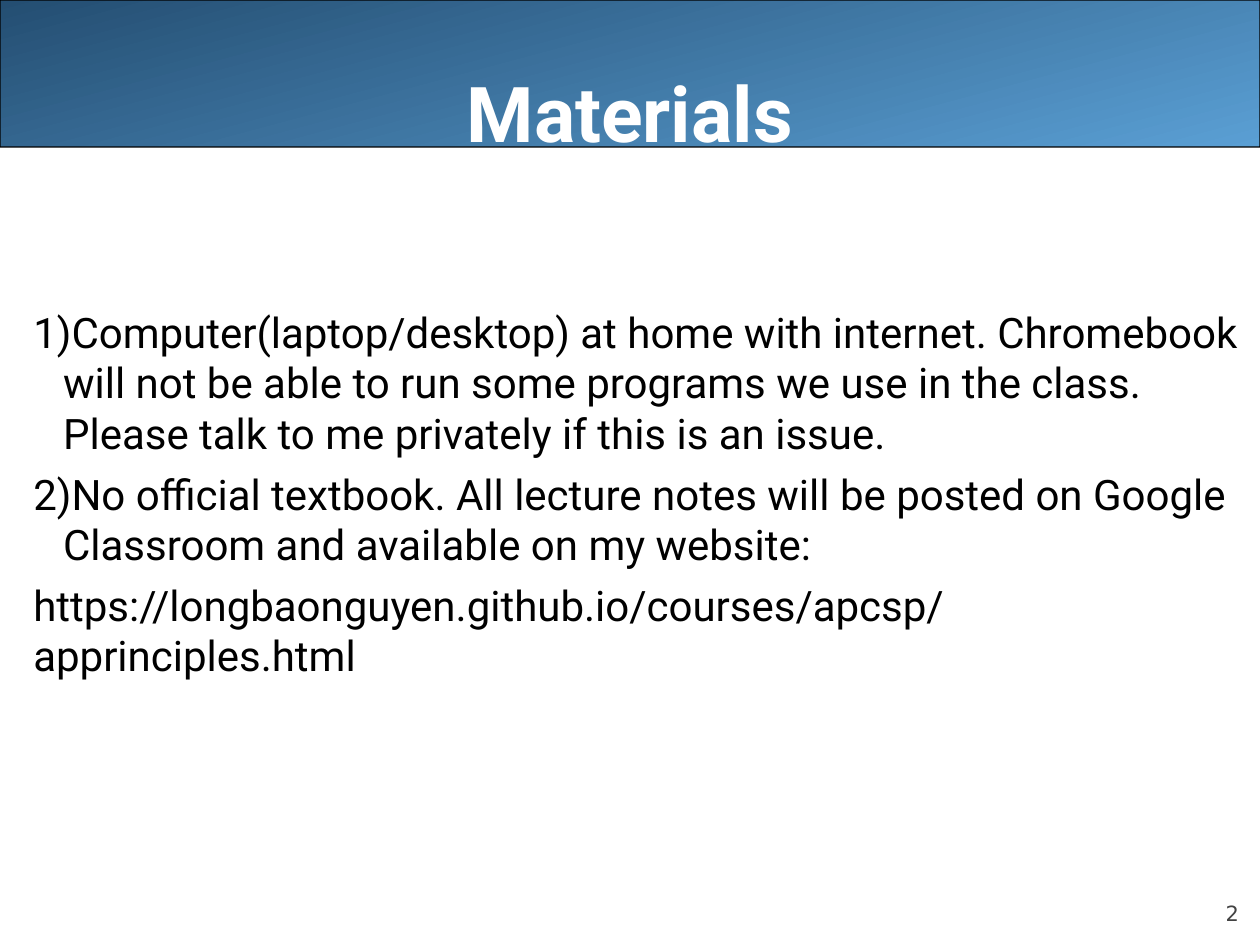
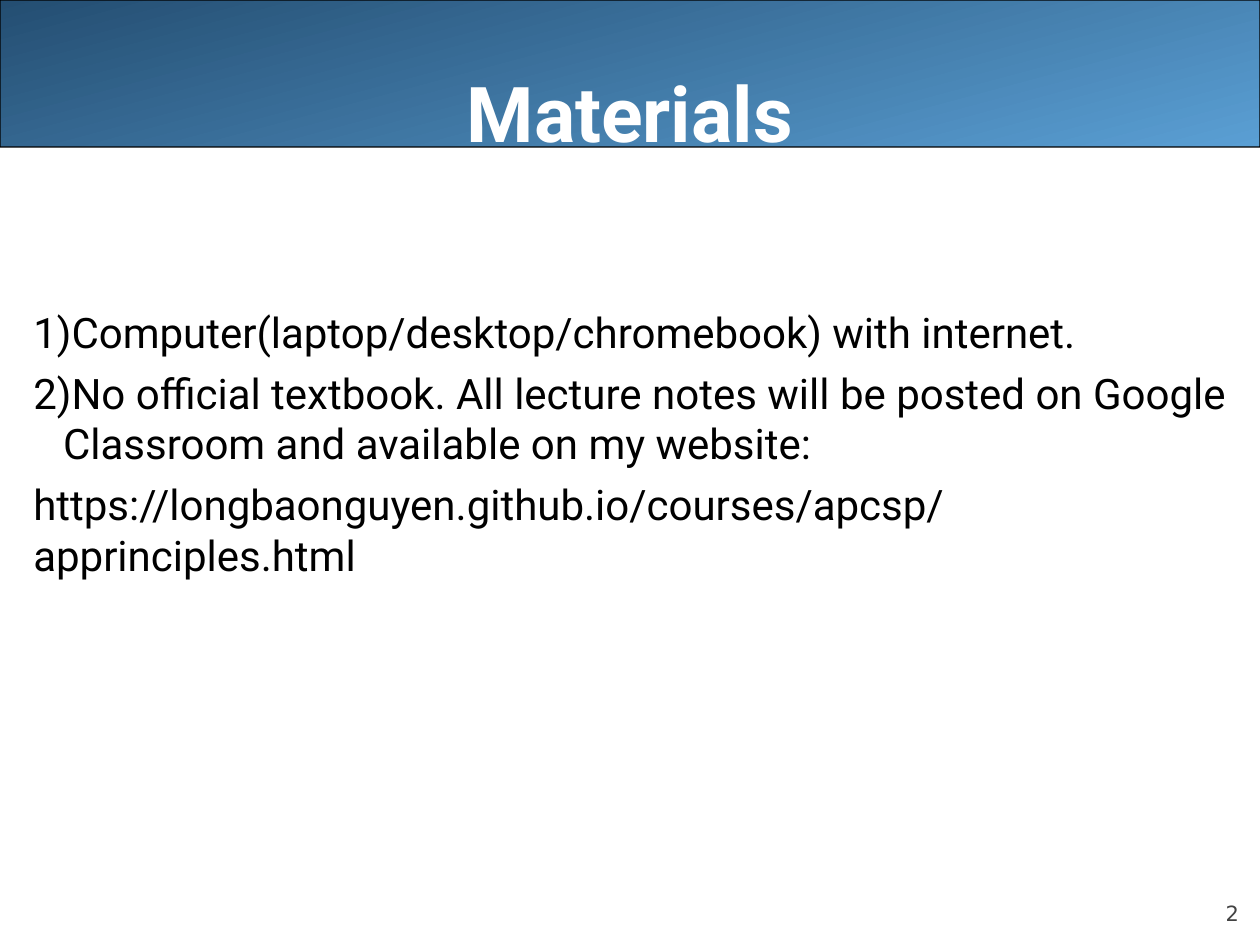
Before and after one commit to LongBaoNguyen/longbaonguyen.github.io, a slide deck: slide 2 of courses/apcsp/lecture0_Intro.ppt. Drawn at 1260x945 pixels with LibreOffice and Linux fonts; fonts in the diff are those of the drawing. Boxes give left, top, right and bottom in pixels: in the first picture for what was removed or moved away, otherwise in the second. Text is boxed around its words. In the diff, an @@ line names an element or a change of style, - is before the commit and + after.

```diff
--- a/courses/apcsp/lecture0_Intro.ppt
+++ b/courses/apcsp/lecture0_Intro.ppt
@@ text at (33,314,1075,358): text changed @@
-1) Computer(laptop/desktop) at home with internet. Chromebook will not be able to run some programs we use in the class. Please talk to me privately if this is an issue.
+1) Computer(laptop/desktop/chromebook) with internet.
```
Also in this commit, not shown: 4 other slides changed, 1 slide added, 2 slides removed, 5 other files.
